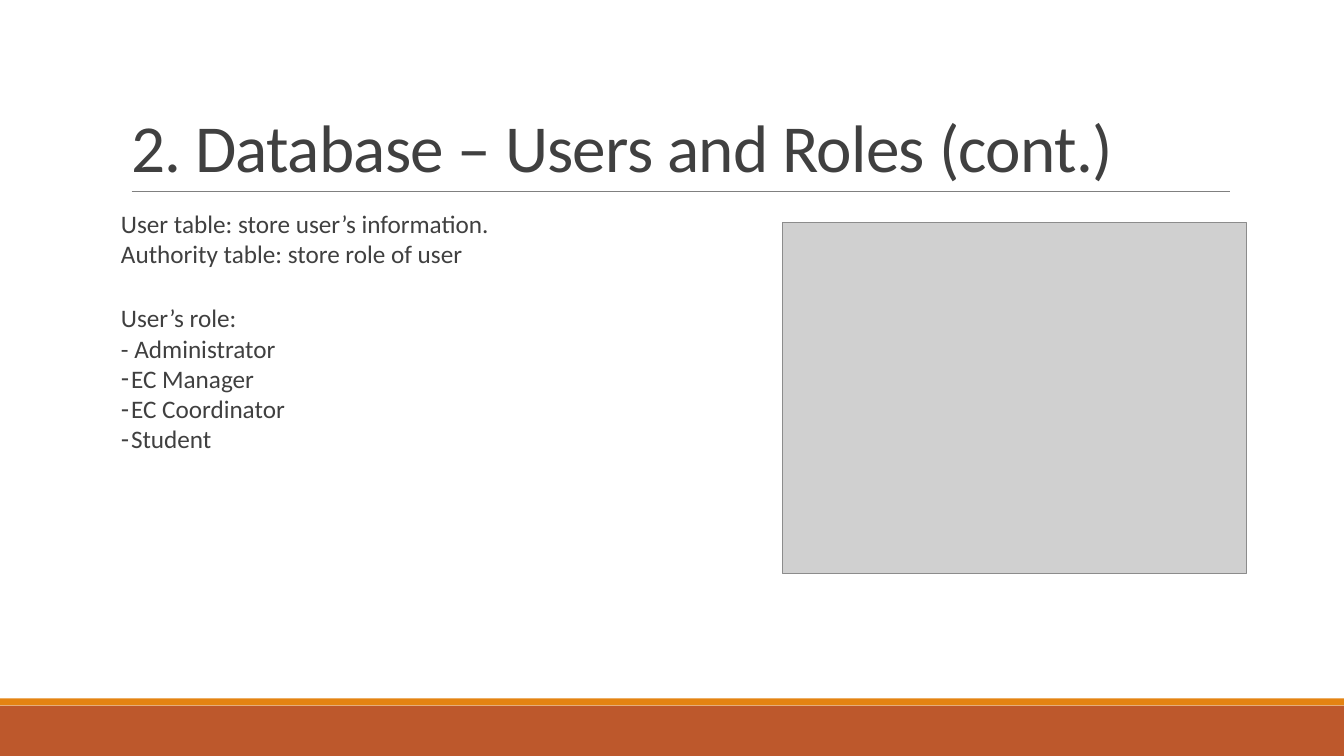
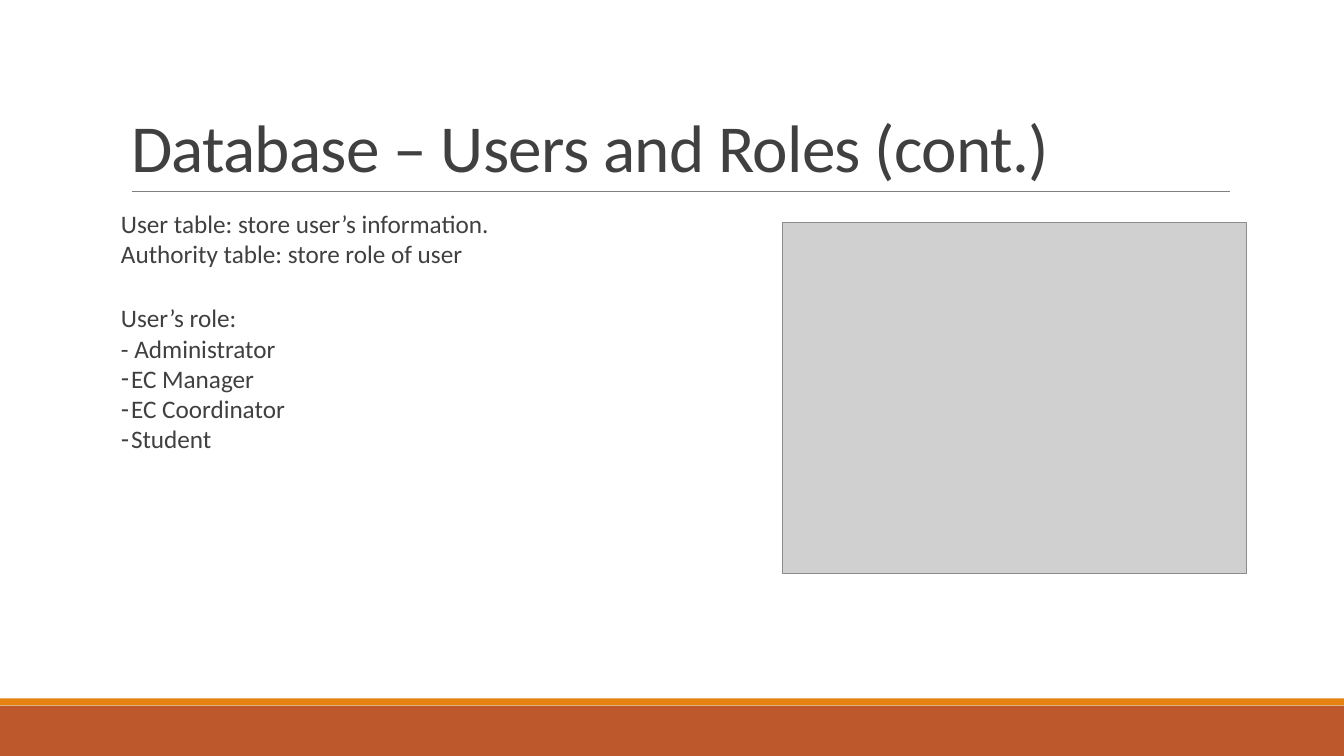
Before and after one commit to kaka-develop/ec-management, a slide deck: slide 9 of documents/Presentation.pptx (slide 4 before the commit). Drawn at 1344x756 pixels with LibreOffice and Linux fonts; fonts in the diff are those of the drawing; grey boxes stand for pictures. Boxes give left, top, right and bottom in pixels: in the first picture for what was removed or moved away, otherwise in the second. Text is boxed around its words. In the diff, an @@ line names an element or a change of style, - is before the commit and + after.

```diff
--- a/documents/Presentation.pptx
+++ b/documents/Presentation.pptx
@@ title at <box>131,123,1049,181</box>: text changed @@
-2. Database – Users and Roles (cont.)
+Database – Users and Roles (cont.)
```
Also in this commit, not shown: 7 other slides changed, 18 slides added.
